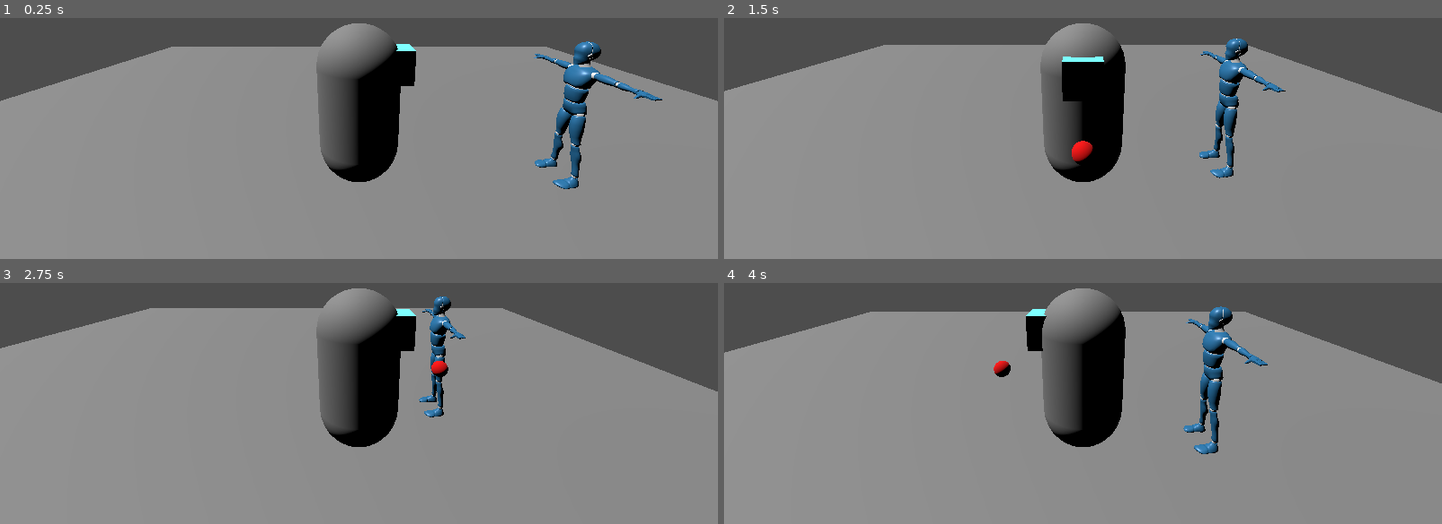
Above: before the commit, frames 1-4 (two rows, left to right).
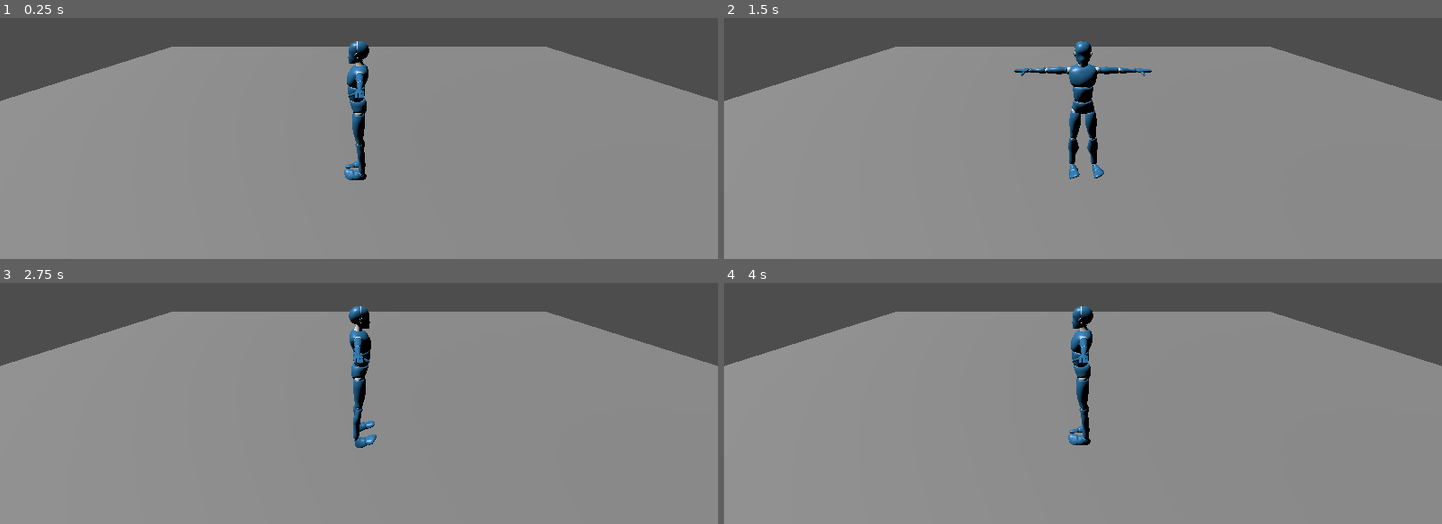
Above: after the commit, the same moments.

Repository: CyberSer0/Procedural-Animations
Game: Godot game, scene res://HumanoidControl.tscn
Two runs of this game, one before a commit and one after it. Both use one fixed random seed, a clock stepped at 60 frames per second and the inputs below.
Inputs:
- Up to frame 1 (0.25 s): no input
- Up to frame 2 (1.5 s): tap Enter at 0.5 s; hold D (move_right) 0.53-1.28 s; hold S (move_backwards) from 1.28 s (still down)
- Up to frame 3 (2.75 s): release S (move_backwards) at 2.03 s; hold D (move_right) from 2.03 s (still down)
- Up to frame 4 (4 s): release D (move_right) at 2.78 s; hold W (move_forward) 2.78-3.53 s; hold A (move_left) from 3.53 s (still down)

The runs differ from the first frame. In frame 1, 8.7% of the frame differs, in the area x 44-93%, y 2-72%; in frame 2, 9.6%; in frame 3, 11%, in the area x 0-100%, y 2-69%; in frame 4, 11%.
Error after the commit: Invalid access to property or key 'global_position' on a base object of type 'null instance'. (res://Player.gd:44)

Commit message:
Added aim point homing to legs

Diff:
--- a/HumanoidControl.tscn
+++ b/HumanoidControl.tscn
@@ -1,7 +1,6 @@
-[gd_scene load_steps=5 format=3 uid="uid://bhkwy0afvtcfe"]
+[gd_scene load_steps=4 format=3 uid="uid://bhkwy0afvtcfe"]
 
 [ext_resource type="PackedScene" uid="uid://cho4820mf8fox" path="res://Player.tscn" id="1_mjtfj"]
-[ext_resource type="PackedScene" uid="uid://b0deu6lermtwc" path="res://Models/mannequiny-0.4.0.glb" id="2_coxld"]
 
 [sub_resource type="PlaneMesh" id="PlaneMesh_4qyer"]
 
@@ -25,6 +24,3 @@
 transform = Transform3D(1, 0, 0, 0, 0.5, 0.866025, 0, -0.866025, 0.5, -0.0312166, 5.54116, -0.027216)
 
 [node name="Player" parent="." instance=ExtResource("1_mjtfj")]
-
-[node name="mannequiny-040" parent="." instance=ExtResource("2_coxld")]
-transform = Transform3D(1, 0, 0, 0, 1, 0, 0, 0, 1, 0.0356913, 0, -2.64624)
--- a/Player.gd
+++ b/Player.gd
@@ -6,6 +6,32 @@
 var lookingDirection : Vector3 = Vector3.ZERO
 var target_velocity : Vector3 = Vector3.ZERO
 
+var i : float = 0
+
+var leftLegTarget : Node3D
+var rightLegTarget : Node3D
+
+func _ready():
+	$Model/root/Skeleton3D/LeftLegIK.start()
+	$Model/root/Skeleton3D/RightLegIK.start()
+	$Model/root/Skeleton3D/LeftLegIK.set_interpolation(0.2)
+	$Model/root/Skeleton3D/RightLegIK.set_interpolation(0.2)
+
+	leftLegTarget = get_node("LeftLegAimPoint")
+	rightLegTarget = get_node("RightLegAimPoint")
+
+	remove_child(leftLegTarget)
+	get_parent().add_child(leftLegTarget)
+	remove_child(rightLegTarget)
+	get_parent().add_child(rightLegTarget)
+
+func _process(delta):
+	pass
+#	i += 0.1 * delta
+#	if i > 1:
+#		i = 0
+
+
 func _physics_process(delta):
 	lookingDirection = Vector3(	Input.get_action_strength("move_backwards") - Input.get_action_strength("move_forward"),
 								0.0,
@@ -13,8 +39,14 @@
 
 	if lookingDirection != Vector3.ZERO:
 		lookingDirection = lookingDirection.normalized()
-		$Model.look_at(position + $Model.position + lookingDirection, Vector3.UP)
-		$AimPoint.position = $Model.position + lookingDirection
+		$Model.look_at(position + $Model.position - lookingDirection, Vector3.UP)
+
+	if global_position.distance_to($LeftLegAimPoint.global_position) > 1:
+		$LeftLegAimPoint.position = $Model.position + lookingDirection
+	if global_position.distance_to($RightLegAimPoint.global_position) > 1:
+		$RightLegAimPoint.position = $Model.position + lookingDirection
+
+	print(global_position.distance_to($LeftLegAimPoint.global_position))
 
 	target_velocity.x = lookingDirection.x * speed
 	target_velocity.z = lookingDirection.z * speed
--- a/Player.tscn
+++ b/Player.tscn
@@ -1,16 +1,9 @@
-[gd_scene load_steps=8 format=3 uid="uid://cho4820mf8fox"]
+[gd_scene load_steps=6 format=3 uid="uid://cho4820mf8fox"]
 
 [ext_resource type="Script" path="res://Player.gd" id="1_1c7a7"]
+[ext_resource type="PackedScene" uid="uid://b0deu6lermtwc" path="res://Models/mannequiny-0.4.0.glb" id="2_yeyhu"]
 
 [sub_resource type="CapsuleShape3D" id="CapsuleShape3D_1sbl8"]
-
-[sub_resource type="CapsuleMesh" id="CapsuleMesh_fwima"]
-
-[sub_resource type="StandardMaterial3D" id="StandardMaterial3D_tb712"]
-albedo_color = Color(0.466667, 1, 1, 1)
-
-[sub_resource type="BoxMesh" id="BoxMesh_k70vd"]
-material = SubResource("StandardMaterial3D_tb712")
 
 [sub_resource type="StandardMaterial3D" id="StandardMaterial3D_ya7rm"]
 albedo_color = Color(1, 0, 0, 1)
@@ -31,14 +24,34 @@
 [node name="Camera3D" type="Camera3D" parent="."]
 transform = Transform3D(0, -0.258819, 0.965926, 0, 0.965926, 0.258819, -1, 0, 0, 3, 2.3959, 0)
 
-[node name="Model" type="MeshInstance3D" parent="."]
-transform = Transform3D(1, 0, 0, 0, 1, 0, 0, 0, 1, 0, 1, 0)
-mesh = SubResource("CapsuleMesh_fwima")
+[node name="Model" parent="." instance=ExtResource("2_yeyhu")]
 
-[node name="MeshInstance3D" type="MeshInstance3D" parent="Model"]
-transform = Transform3D(0.4, 0, 0, 0, 0.4, 0, 0, 0, 0.4, 0, 0.517184, -0.429805)
-mesh = SubResource("BoxMesh_k70vd")
+[node name="RightLegIK" type="SkeletonIK3D" parent="Model/root/Skeleton3D" index="1"]
+process_priority = 1
+root_bone = &"thigh.r"
+tip_bone = &"foot.r"
+interpolation = 0.0
+target_node = NodePath("../../../../RightLegAimPoint")
 
-[node name="AimPoint" type="MeshInstance3D" parent="."]
+[node name="LeftLegIK" type="SkeletonIK3D" parent="Model/root/Skeleton3D" index="2"]
+process_priority = 1
+root_bone = &"thigh.l"
+tip_bone = &"foot.l"
+interpolation = 0.0
+target_node = NodePath("../../../../LeftLegAimPoint")
+
+[node name="LeftLegAimPoint" type="Node3D" parent="."]
+
+[node name="Model" type="MeshInstance3D" parent="LeftLegAimPoint"]
+transform = Transform3D(1, 0, 0, 0, 1, 0, 0, 0, 1, -0.0029788, 0.0102272, -0.0040412)
+mesh = SubResource("SphereMesh_wjkpn")
+skeleton = NodePath("../../RightLegAimPoint/Model")
+
+[node name="RightLegAimPoint" type="Node3D" parent="."]
+
+[node name="Model" type="MeshInstance3D" parent="RightLegAimPoint"]
 transform = Transform3D(1, 0, 0, 0, 1, 0, 0, 0, 1, -0.0014894, 0.0051136, -0.0020206)
 mesh = SubResource("SphereMesh_wjkpn")
+skeleton = NodePath("../..")
+
+[editable path="Model"]
